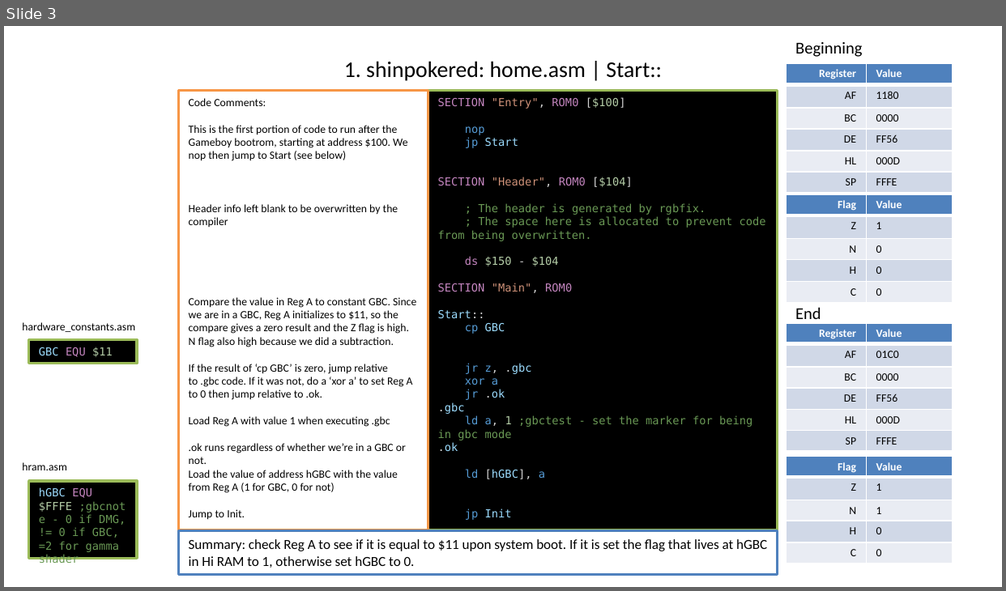
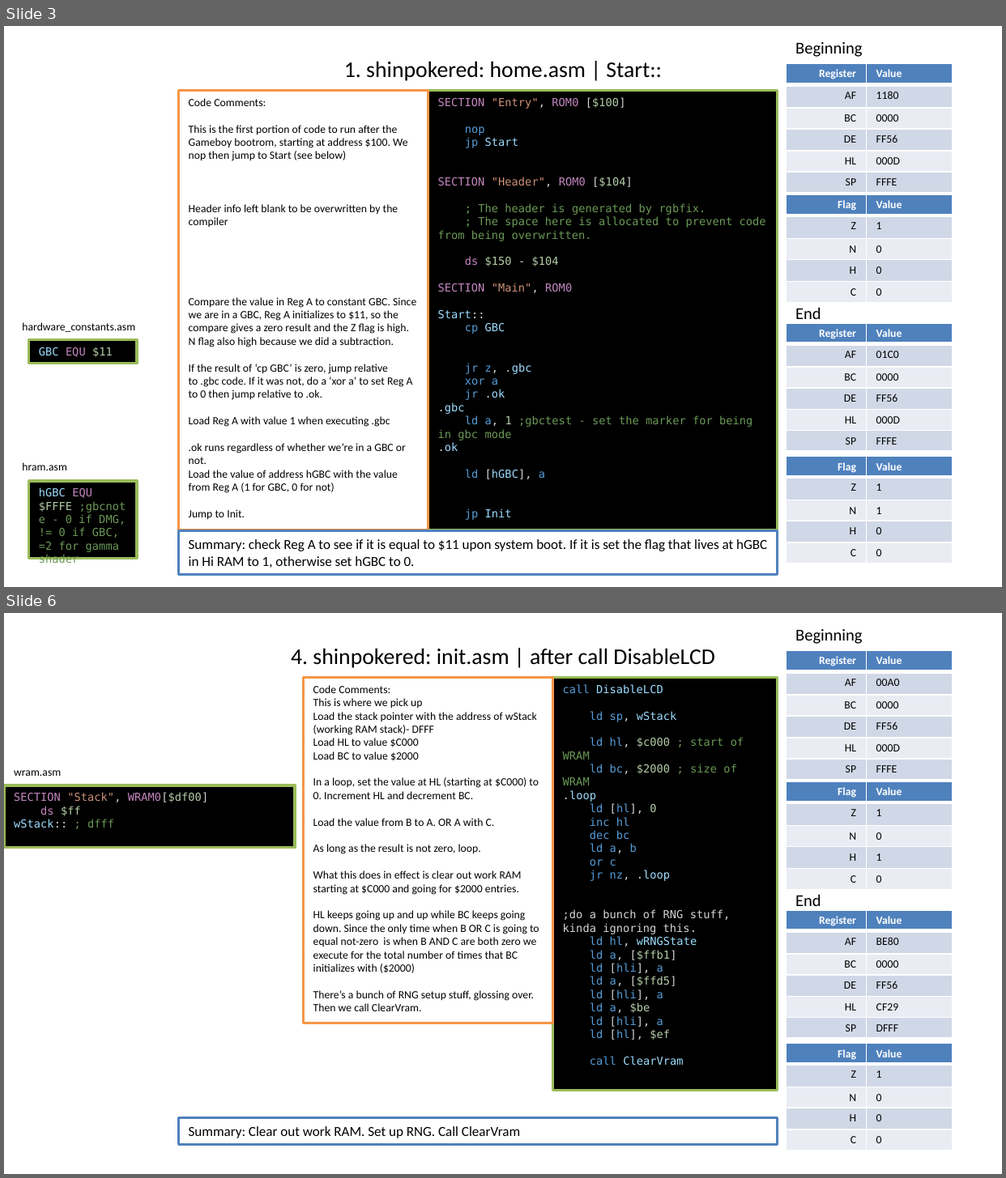
Before and after one commit to timweilert/DK94_Color, a slide deck: SGB_TO_GBC.pptx. Shown one above the other, each under a label of ours: slide 3 before the commit, slides 3 and 6 after it; the slides between them are not shown. The pictures are 1006x591 and 1006x1178 pixels, drawn with LibreOffice and Linux fonts; fonts in the diff are those of the drawing. Boxes give left, top, right and bottom in pixels: in the first picture for what was removed or moved away, otherwise in the second. Text is boxed around its words. In the diff, an @@ line names an element or a change of style, - is before the commit and + after.

Commit message:
Further along in the shinpokered trace through. This new powerpoint approach seems to be a solid way to go.

```diff
--- a/SGB_TO_GBC.pptx
+++ b/SGB_TO_GBC.pptx
@@ slide 6 added at <box>4,613,1002,1174</box>, background #FFFFFF @@
@@ text added at <box>795,629,862,644</box>, 12 pt, text #000000 @@
+Beginning
@@ title added at <box>291,648,714,668</box>, 16.2 pt, text #000000 @@
+4. shinpokered: init.asm | after call DisableLCD
@@ table added at <box>786,651,952,779</box>, 6 rows, 2 columns @@
+Register | Value
+AF | 00A0
+BC | 0000
+DE | FF56
+HL | 000D
+SP | FFFE
@@ rectangle added at <box>304,678,553,1024</box>, fill #FFFFFF, outline #F79646 2 pt, 8 pt, text #000000 @@
+Code Comments:
+This is where we pick up
+Load the stack pointer with the address of wStack (working RAM stack)- DFFF
+Load HL to value $C000
+Load BC to value $2000
+In a loop, set the value at HL (starting at $C000) to 0. Increment HL and decrement BC.
+Load the value from B to A. OR A with C.
+As long as the result is not zero, loop.
+What this does in effect is clear out work RAM starting at $C000 and going for $2000 entries.
+HL keeps going up and up while BC keeps going down. Since the only time when B OR C is going to equal not-zero is when B AND C are both zero we execute for the total number of times that BC initializes with ($2000)
+There’s a bunch of RNG setup stuff, glossing over. Then we call ClearVram.
@@ rectangle added at <box>553,678,778,1091</box>, fill #000000, outline #9BBB59 2 pt, 8 pt, text #569CD6 @@
+call DisableLCD
+ld sp, wStack
+ld hl, $c000 ; start of WRAM
+ld bc, $2000 ; size of WRAM
+.loop
+ld [hl], 0
+inc hl
+dec bc
+ld a, b
+or c
+jr nz, .loop
+;do a bunch of RNG stuff, kinda ignoring this.
+ld hl, wRNGState
+ld a, [$ffb1]
+ld [hli], a
+ld a, [$ffd5]
+ld [hli], a
+ld a, $be
+ld [hli], a
+ld [hl], $ef
+call ClearVram
@@ text added at <box>14,770,61,776</box>, 8 pt, text #000000 @@
+wram.asm
@@ table added at <box>786,781,952,888</box>, 5 rows, 2 columns @@
+Flag | Value
+Z | 1
+N | 0
+H | 1
+C | 0
@@ rectangle added at <box>4,786,296,848</box>, fill #000000, outline #9BBB59 2 pt, 8 pt, text #C586C0 @@
+SECTION "Stack", WRAM0[$df00]
+ds $ff
+wStack:: ; dfff
@@ text added at <box>795,894,821,906</box>, 12 pt, text #000000 @@
+End
@@ table added at <box>786,910,952,1038</box>, 6 rows, 2 columns @@
+Register | Value
+AF | BE80
+BC | 0000
+DE | FF56
+HL | CF29
+SP | DFFF
@@ table added at <box>786,1043,952,1150</box>, 5 rows, 2 columns @@
+Flag | Value
+Z | 1
+N | 0
+H | 0
+C | 0
@@ rectangle added at <box>179,1118,778,1145</box>, fill #FFFFFF, outline #4F81BD 2 pt, 10 pt, text #000000 @@
+Summary: Clear out work RAM. Set up RNG. Call ClearVram
```
Also in this commit, not shown: 1 slide changed, 6 other slides added.
